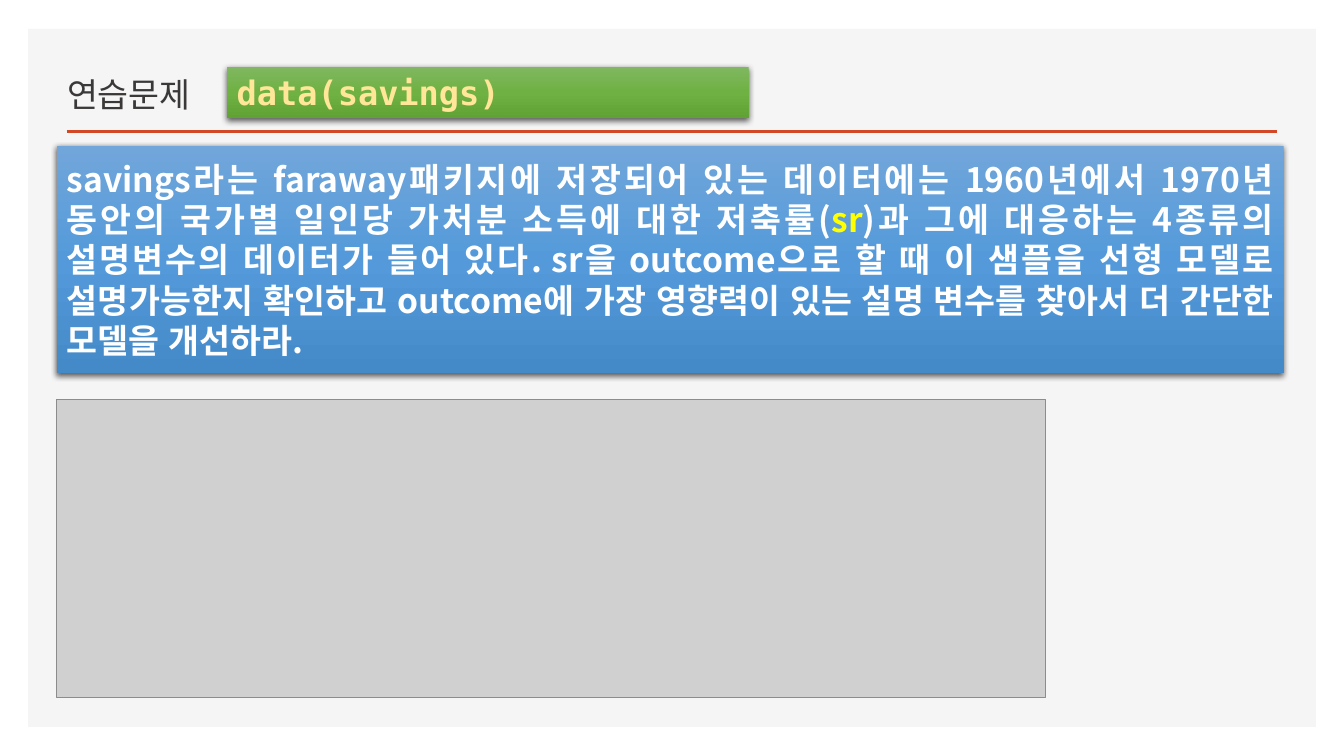
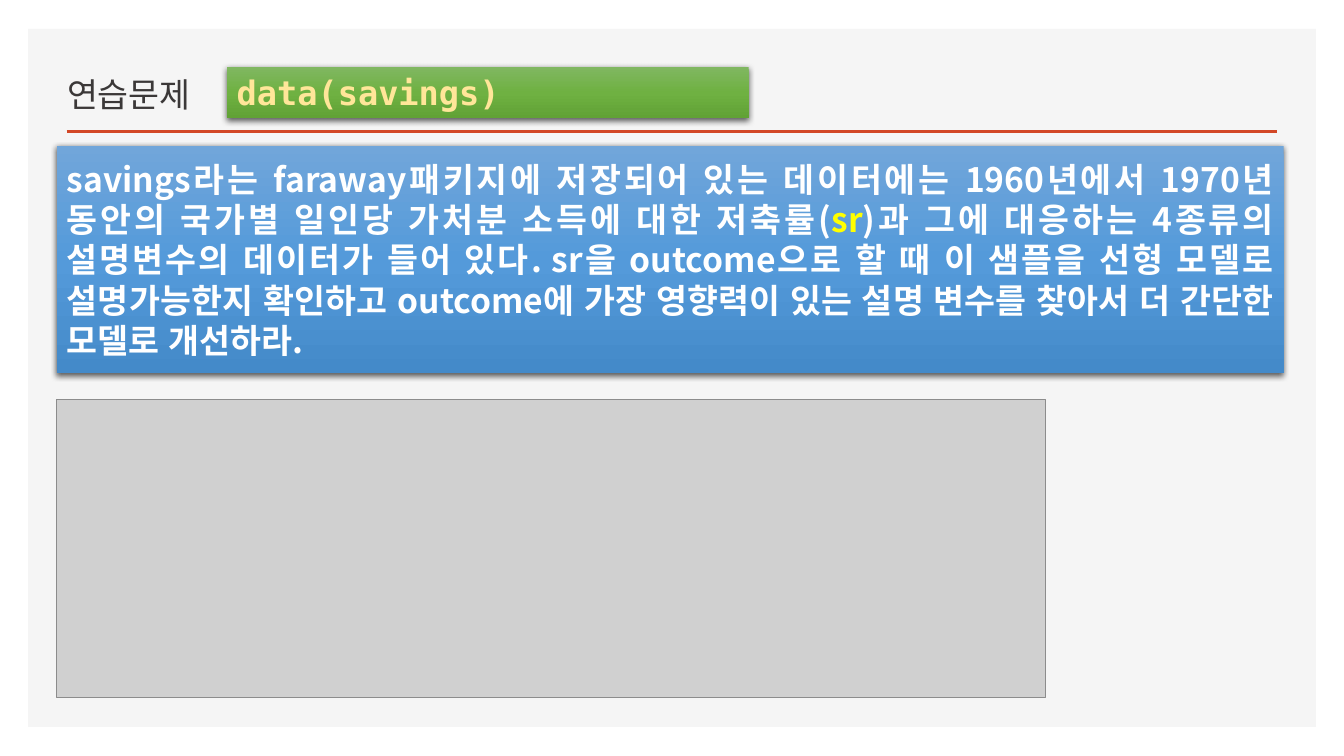
Before and after one commit to hyeonni94/public, a slide deck: slide 21 of 7강-강의준비20151216(Multiple Regreesion).pptx. Drawn at 1344x756 pixels with LibreOffice and Linux fonts; fonts in the diff are those of the drawing; grey boxes stand for pictures. Boxes give left, top, right and bottom in pixels: in the first picture for what was removed or moved away, otherwise in the second. Text is boxed around its words. In the diff, an @@ line names an element or a change of style, - is before the commit and + after.

Commit message:
강의노트개선

```diff
--- a/7강-강의준비20151216(Multiple Regreesion).pptx
+++ b/7강-강의준비20151216(Multiple Regreesion).pptx
@@ text in rectangle at [67, 164, 1274, 356]: text changed @@
-savings라는 faraway패키지에 저장되어 있는 데이터에는 1960년에서 1970년 동안의 국가별 일인당 가처분 소득에 대한 저축률(sr)과 그에 대응하는 4종류의 설명변수의 데이터가 들어 있다. sr을 outcome으로 할 때 이 샘플을 선형 모델로 설명가능한지 확인하고 outcome에 가장 영향력이 있는 설명 변수를 찾아서 더 간단한 모델을 개선하라.
+savings라는 faraway패키지에 저장되어 있는 데이터에는 1960년에서 1970년 동안의 국가별 일인당 가처분 소득에 대한 저축률(sr)과 그에 대응하는 4종류의 설명변수의 데이터가 들어 있다. sr을 outcome으로 할 때 이 샘플을 선형 모델로 설명가능한지 확인하고 outcome에 가장 영향력이 있는 설명 변수를 찾아서 더 간단한 모델로 개선하라.
```
Also in this commit, not shown: 2 other slides changed, 3 other files.
